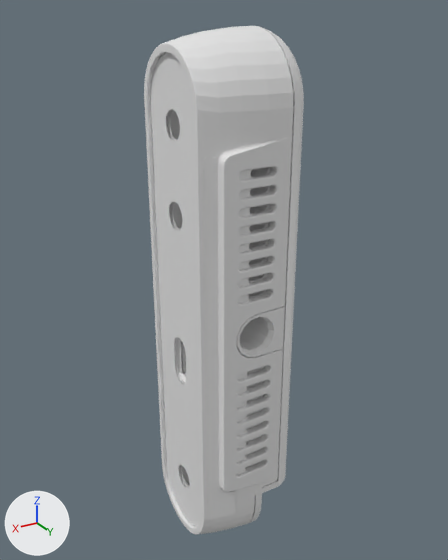
Renders of the COLLADA model realsense_description/meshes/visual/d415.dae from each side of a commit.
The view is the same before and after, from a 50 mm camera at (0.0538, 0.0786, 0.0513) aimed at (-0.0014, -0.0134, 0.0053). Arrows for +X, +Y and +Z are at lower left; the lights stay in place.

Script lines for the objects in view, before the commit:
```python
me_shape0 = bpy.data.meshes.new('shape0')
me_shape0.from_pydata(...)  # 16819 vertices, 34312 faces; spans x -0.0102..0.0099, y -0.023..0.0, z -0.0494..0.0495
ob_node = bpy.data.objects.new('node', me_shape0)
ob_node.location = (0.0, 0.0, 0.0)
```
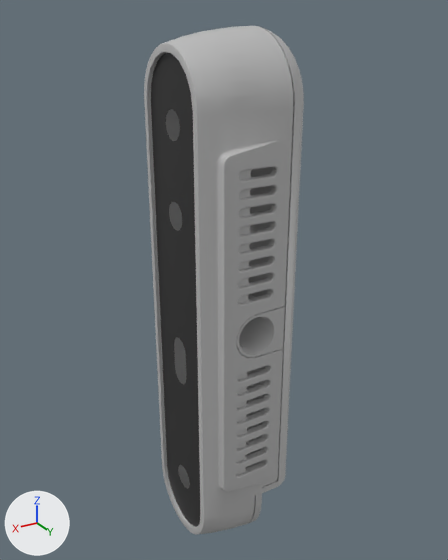
The newer file is also turned or shifted as a whole; pictures and numbers use the older file's frame.

Location of each change, (x1, y1, x2, y2) in pixels of the pictures (448 x 560 px):
part 1 of me_shape0, deleted
    before: (166, 109, 189, 489)
part 2 of me_shape0, cut back
    before: (144, 98, 290, 520)
    after: (144, 98, 285, 518)
part 3 of me_shape0, recoloured
    both: (144, 26, 304, 535)
part 4 of me_shape0, recoloured (grey to black)
    both: (151, 53, 200, 527)

Diff of the bpy script that builds the scene:
```diff
--- a/realsense_description/meshes/visual/d415.dae.py
+++ b/realsense_description/meshes/visual/d415.dae.py
@@ mat_aluminum @@
+mat_aluminum = principled_material('Aluminum')
+mat_aluminum.base_color = (0.5, 0.5, 0.5)  # grey #bcbcbc
+mat_aluminum.roughness = 0.44
@@ mat_blackglass @@
+mat_blackglass = principled_material('BlackGlass')
+mat_blackglass.base_color = (0.0195, 0.0195, 0.0195)  # black #262626
+mat_blackglass.roughness = 0.44
@@ me_shape0 @@
 # used by ob_node; location = (0.0, 0.0, 0.0)
-me_shape0.from_pydata(...)  # 16819 vertices, 34312 faces; spans x -0.0102..0.0099, y -0.023..0.0, z -0.0494..0.0495
+me_shape0.from_pydata(...)  # 6598 vertices, 9822 faces; spans x -0.0102..0.0099, y -0.023..0.0, z -0.0494..0.0495
+# me_shape0 part 1: 6 loose pieces with 5516 vertices, spanning x -0.0065..0.009, y -0.0223..-0.0058, z -0.0426..0.0426, are deleted
+# me_shape0 part 2: 119 vertices moved within x -0.0075..0.0099, y -0.023..0.0, z -0.038..0.038; 5172 vertices removed from x -0.0076..0.0091, y -0.023..0.0, z -0.0474..0.0469; 467 vertices added at x -0.0075..0.0052, y -0.023..0.0, z -0.0333..0.0451
+# me_shape0 part 3: 4782 faces spanning x -0.0102..0.0099, y -0.023..0.0, z -0.0494..0.0495 switch from no material to mat_aluminum (grey #bcbcbc)
+# me_shape0 part 4: 35 faces spanning x 0.0092, y -0.0194..-0.0036, z -0.0459..0.0459 switch from no material to mat_blackglass (black #262626)
```
